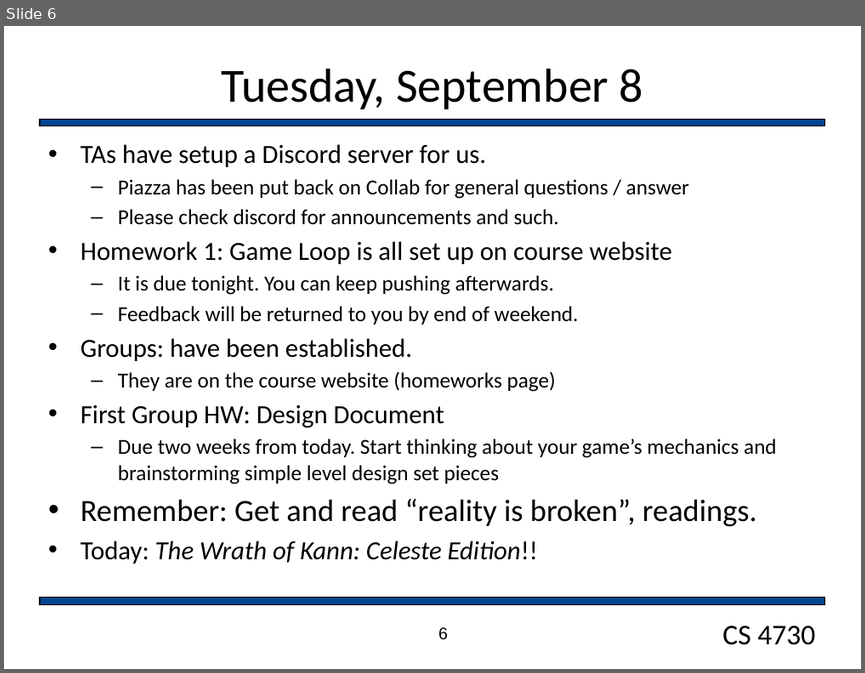
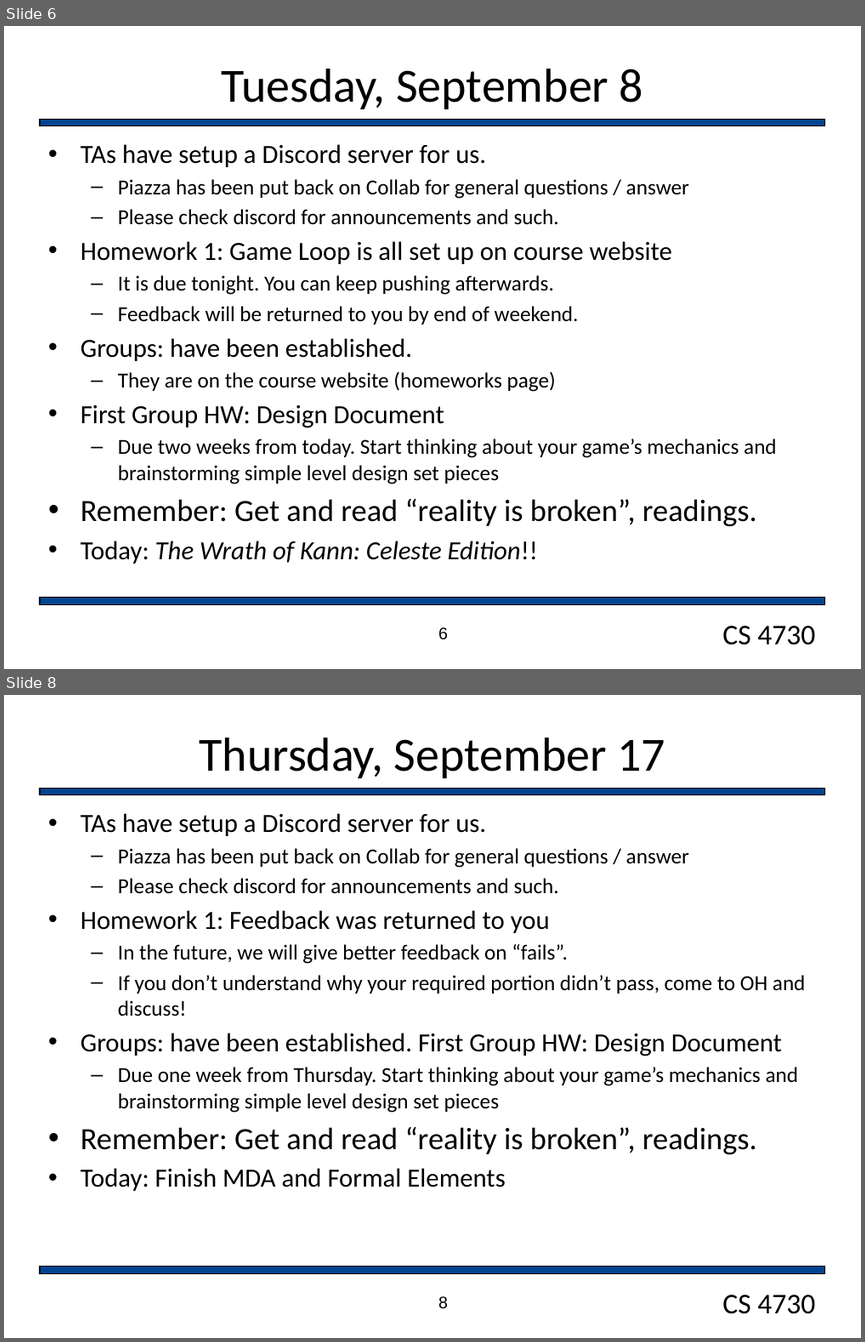
Before and after one commit to markfloryan/gamedesign, a slide deck: slides/dailyAnnouncements.pptx. Shown one above the other, each under a label of ours: slide 6 before the commit, slides 6 and 8 after it; the slides between them are not shown. The pictures are 865x673 and 865x1342 pixels, drawn with LibreOffice and Linux fonts; fonts in the diff are those of the drawing; background and template pictures are left out. Boxes give left, top, right and bottom in pixels: in the first picture for what was removed or moved away, otherwise in the second. Text is boxed around its words. In the diff, an @@ line names an element or a change of style, - is before the commit and + after.

```diff
--- a/slides/dailyAnnouncements.pptx
+++ b/slides/dailyAnnouncements.pptx
@@ slide 8 added at box(4, 695, 861, 1338), background #FFFFFF; not listed: 3 template elements that a slide beside it also shows @@
@@ title added at box(199, 737, 666, 778), 40 pt, text #000000 @@
+Thursday, September 17
@@ text added at box(80, 813, 806, 1191), 18 pt, text #000000 @@
+• TAs have setup a Discord server for us.
+  – Piazza has been put back on Collab for general questions / answer
+  – Please check discord for announcements and such.
+• Homework 1: Feedback was returned to you
+  – In the future, we will give better feedback on “fails”.
+  – If you don’t understand why your required portion didn’t pass, come to OH and discuss!
+• Groups: have been established. First Group HW: Design Document
+  – Due one week from Thursday. Start thinking about your game’s mechanics and brainstorming simple level design set pieces
+• Remember: Get and read “reality is broken”, readings.
+• Today: Finish MDA and Formal Elements
@@ page number added at box(438, 1296, 448, 1309), 14 pt, text #000000 @@
+8
```
Also in this commit, not shown: 1 other slide added, 3 other files.
